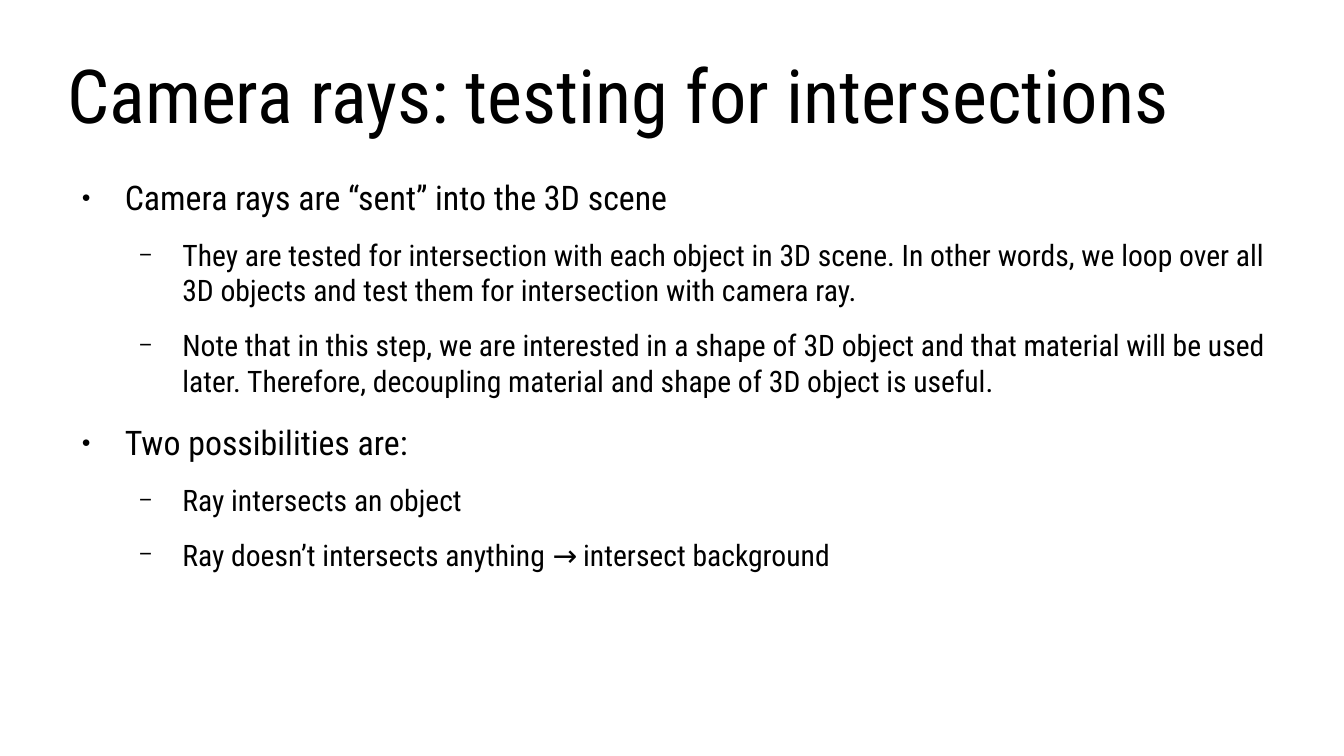
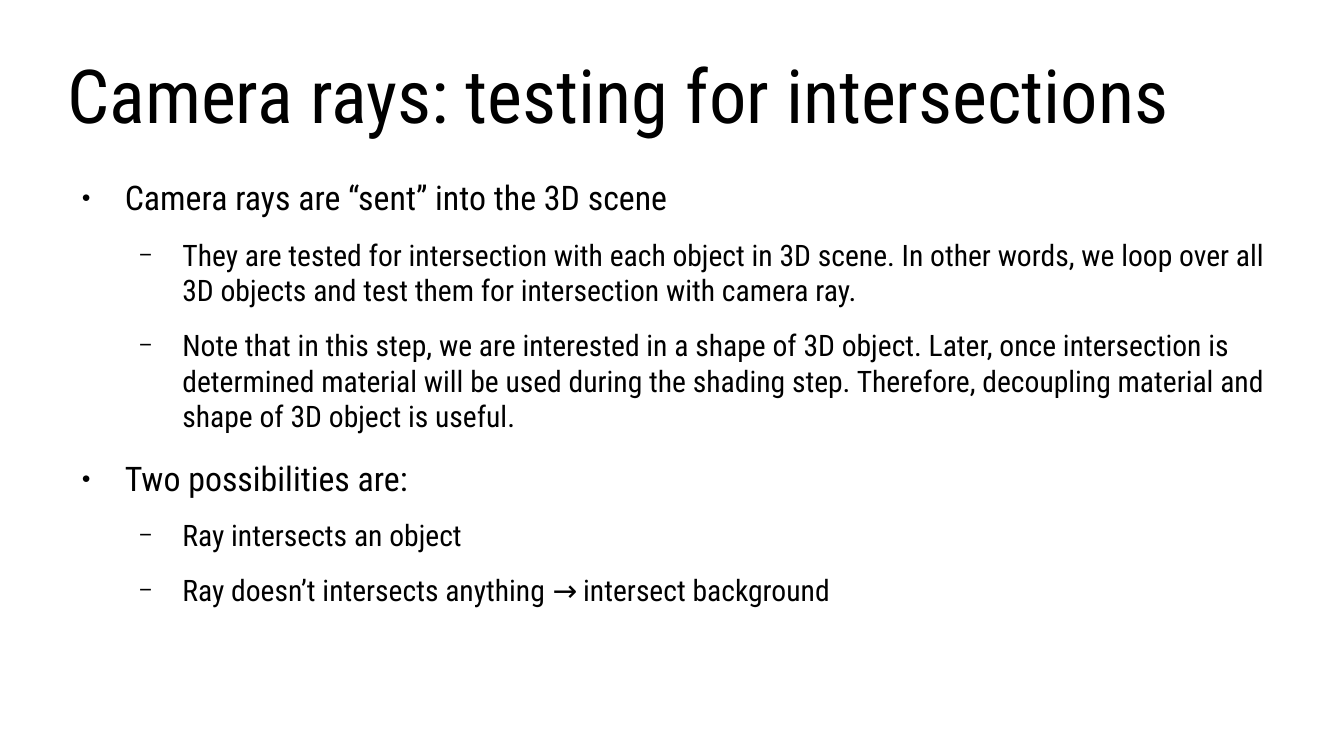
Before and after one commit to lorentzo/IntroductionToComputerGraphics, a slide deck: slide 5 of lectures/foundations_rendering/foundations_raytracing.odp. Drawn at 1344x756 pixels with LibreOffice and Linux fonts; fonts in the diff are those of the drawing. Boxes give left, top, right and bottom in pixels: in the first picture for what was removed or moved away, otherwise in the second. Text is boxed around its words. In the diff, an @@ line names an element or a change of style, - is before the commit and + after.

```diff
--- a/lectures/foundations_rendering/foundations_raytracing.odp
+++ b/lectures/foundations_rendering/foundations_raytracing.odp
@@ text at [182, 333, 1263, 434]: text changed @@
-  − Note that in this step, we are interested in a shape of 3D object and that material will be used later. Therefore, decoupling material and shape of 3D object is useful.
+  − Note that in this step, we are interested in a shape of 3D object. Later, once intersection is determined material will be used during the shading step. Therefore, decoupling material and shape of 3D object is useful.
```
Also in this commit, not shown: 5 other slides changed, 6 slides added, 1 slide removed, 2 other files.
